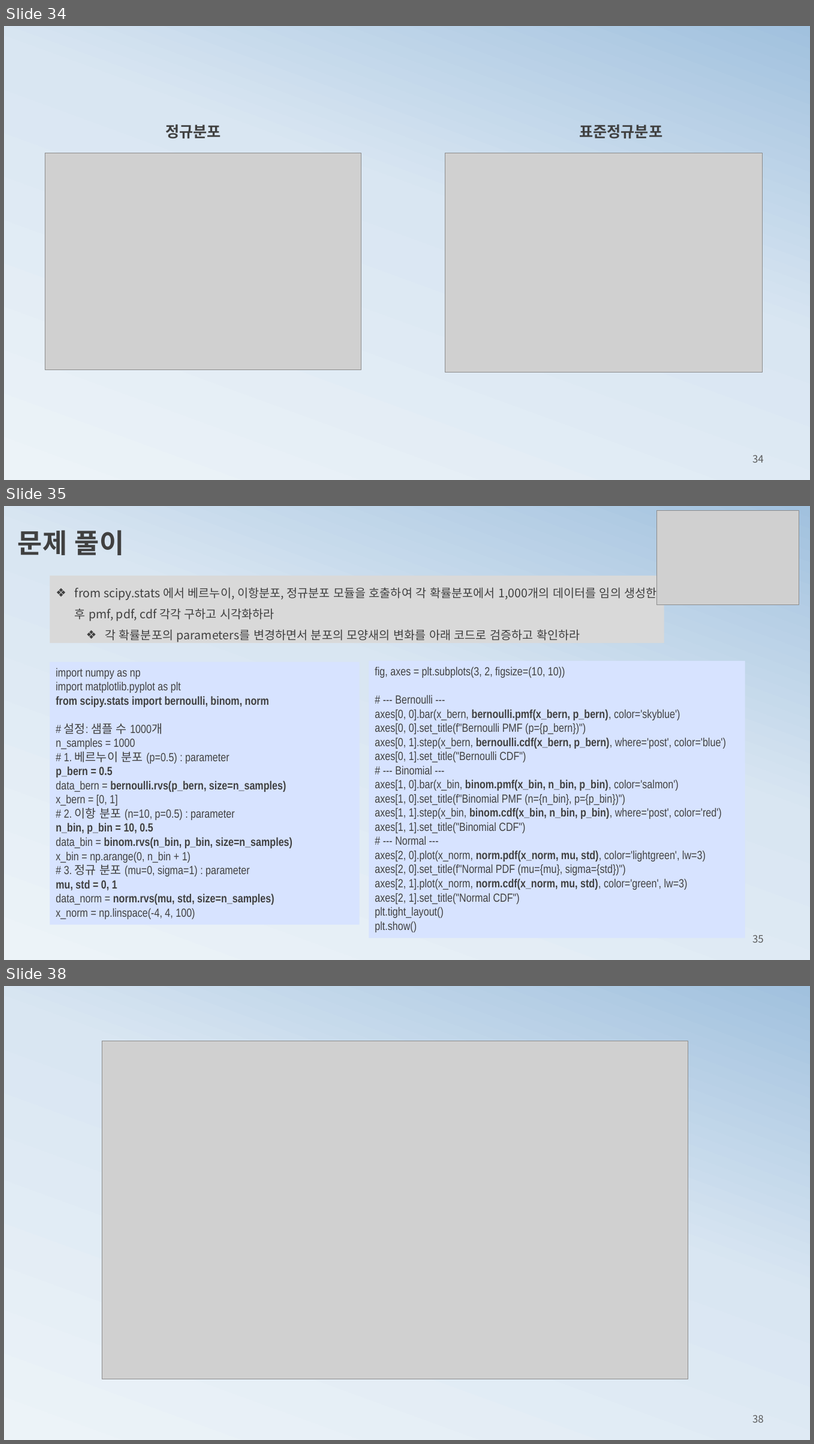
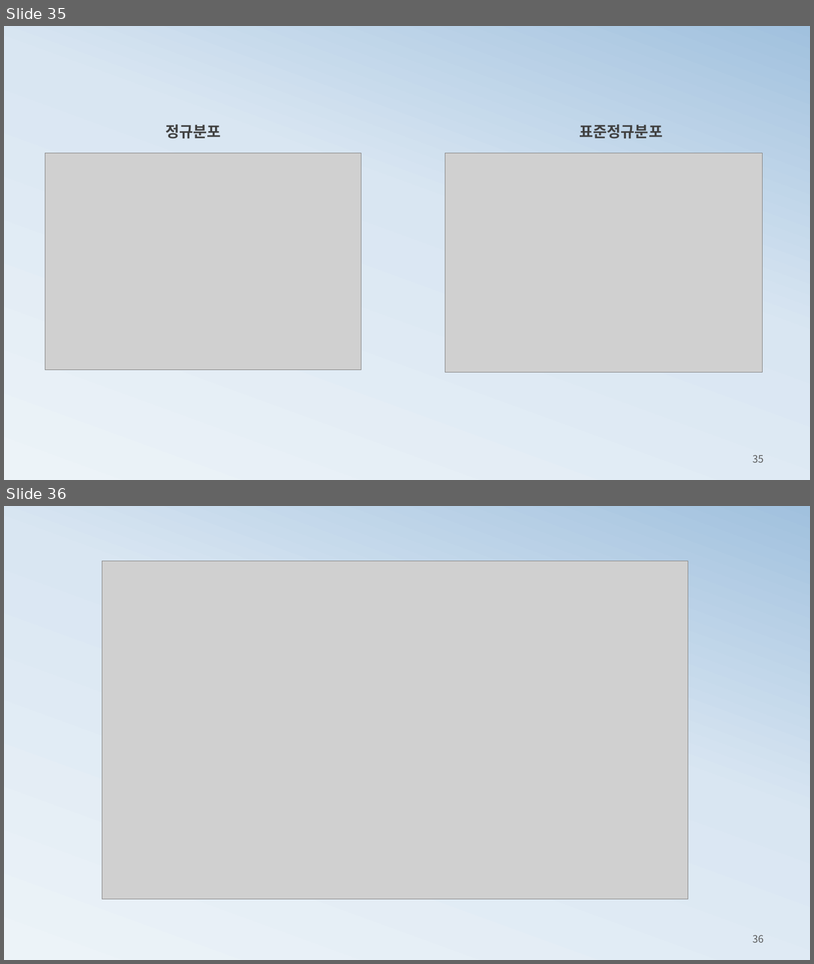
Before and after one commit to ancestor9/mathematics-for-machine-learning, a slide deck: 3_probability theory for machine learning.pptx. Shown one above the other, each under a label of ours: slides 34, 35 and 38 before the commit, slides 35 and 36 after it; the slides between them are not shown. The pictures are 814x1444 and 814x964 pixels, drawn with LibreOffice and Linux fonts; fonts in the diff are those of the drawing; grey boxes stand for pictures. Boxes give left, top, right and bottom in pixels: in the first picture for what was removed or moved away, otherwise in the second. Text is boxed around its words. In the diff, an @@ line names an element or a change of style, - is before the commit and + after.

```diff
--- a/3_probability theory for machine learning.pptx
+++ b/3_probability theory for machine learning.pptx
@@ slide 35 removed at bbox=[4, 506, 810, 960], background gradient #ECF3F8 to #D9E6F2 to #A1C1DE @@
@@ picture removed at bbox=[657, 510, 799, 604] @@
@@ text removed at bbox=[18, 530, 124, 555] @@
-문제 풀이
@@ rectangle removed at bbox=[50, 576, 665, 643] @@
-❖ from scipy.stats 에서 베르누이, 이항분포, 정규분포 모듈을 호출하여 각 확률분포에서 1,000개의 데이터를 임의 생성한 후 pmf, pdf, cdf 각각 구하고 시각화하라
-  ❖ 각 확률분포의 parameters를 변경하면서 분포의 모양새의 변화를 아래 코드로 검증하고 확인하라
@@ rectangle removed at bbox=[50, 661, 360, 924] @@
-import numpy as np
-import matplotlib.pyplot as plt
-from scipy.stats import bernoulli, binom, norm
-# 설정: 샘플 수 1000개
-n_samples = 1000
-# 1. 베르누이 분포 (p=0.5) : parameter
-p_bern = 0.5
-data_bern = bernoulli.rvs(p_bern, size=n_samples)
-x_bern = [0, 1]
-# 2. 이항 분포 (n=10, p=0.5) : parameter
-n_bin, p_bin = 10, 0.5
-data_bin = binom.rvs(n_bin, p_bin, size=n_samples)
-x_bin = np.arange(0, n_bin + 1)
-# 3. 정규 분포 (mu=0, sigma=1) : parameter
-mu, std = 0, 1
-data_norm = norm.rvs(mu, std, size=n_samples)
-x_norm = np.linspace(-4, 4, 100)
@@ rectangle removed at bbox=[369, 661, 745, 938] @@
-fig, axes = plt.subplots(3, 2, figsize=(10, 10))
-# --- Bernoulli ---
-axes[0, 0].bar(x_bern, bernoulli.pmf(x_bern, p_bern), color='skyblue')
-axes[0, 0].set_title(f"Bernoulli PMF (p={p_bern})")
-axes[0, 1].step(x_bern, bernoulli.cdf(x_bern, p_bern), where='post', color='blue')
-axes[0, 1].set_title("Bernoulli CDF")
-# --- Binomial ---
-axes[1, 0].bar(x_bin, binom.pmf(x_bin, n_bin, p_bin), color='salmon')
-axes[1, 0].set_title(f"Binomial PMF (n={n_bin}, p={p_bin})")
-axes[1, 1].step(x_bin, binom.cdf(x_bin, n_bin, p_bin), where='post', color='red')
-axes[1, 1].set_title("Binomial CDF")
-# --- Normal ---
-axes[2, 0].plot(x_norm, norm.pdf(x_norm, mu, std), color='lightgreen', lw=3)
-axes[2, 0].set_title(f"Normal PDF (mu={mu}, sigma={std})")
-axes[2, 1].plot(x_norm, norm.cdf(x_norm, mu, std), color='green', lw=3)
-axes[2, 1].set_title("Normal CDF")
-plt.tight_layout()
-plt.show()
@@ page number removed at bbox=[753, 934, 764, 942] @@
-35
@@ what was slide 34 is now slide 35 @@
@@ page number at bbox=[753, 454, 764, 462]: text changed @@
-34
+35
@@ what was slide 38 is now slide 36 @@
@@ page number at bbox=[753, 934, 764, 942]: text changed @@
-38
+36
```
Also in this commit, not shown: 4 slides changed, 1 other slide removed.
